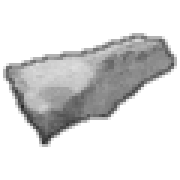
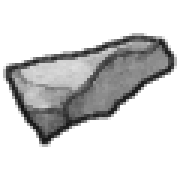
Comparing the layer stacks of the two w=180, h=180 images. Changes:
painted on "Outlint" over (6, 36, 174, 144)
